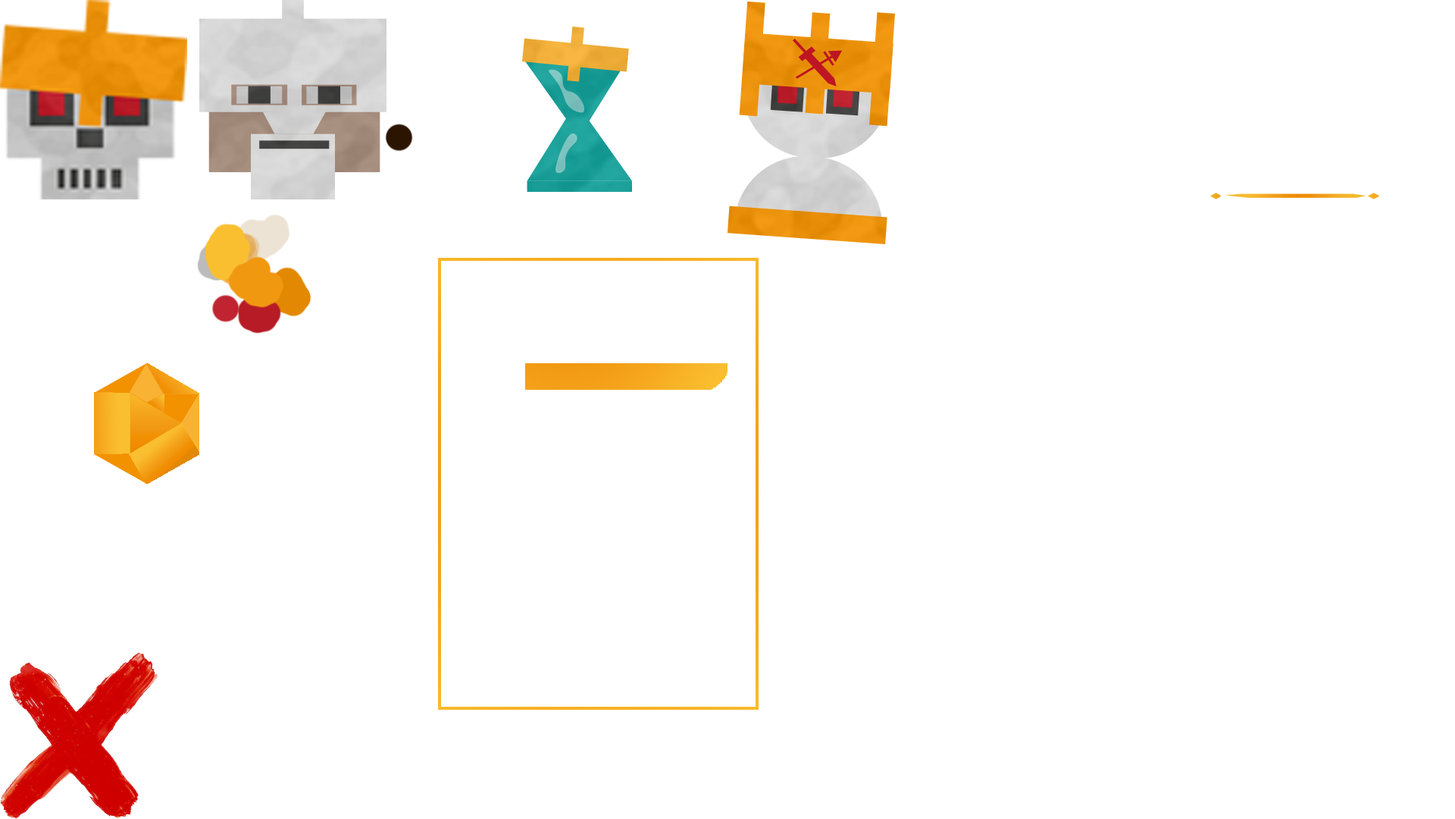
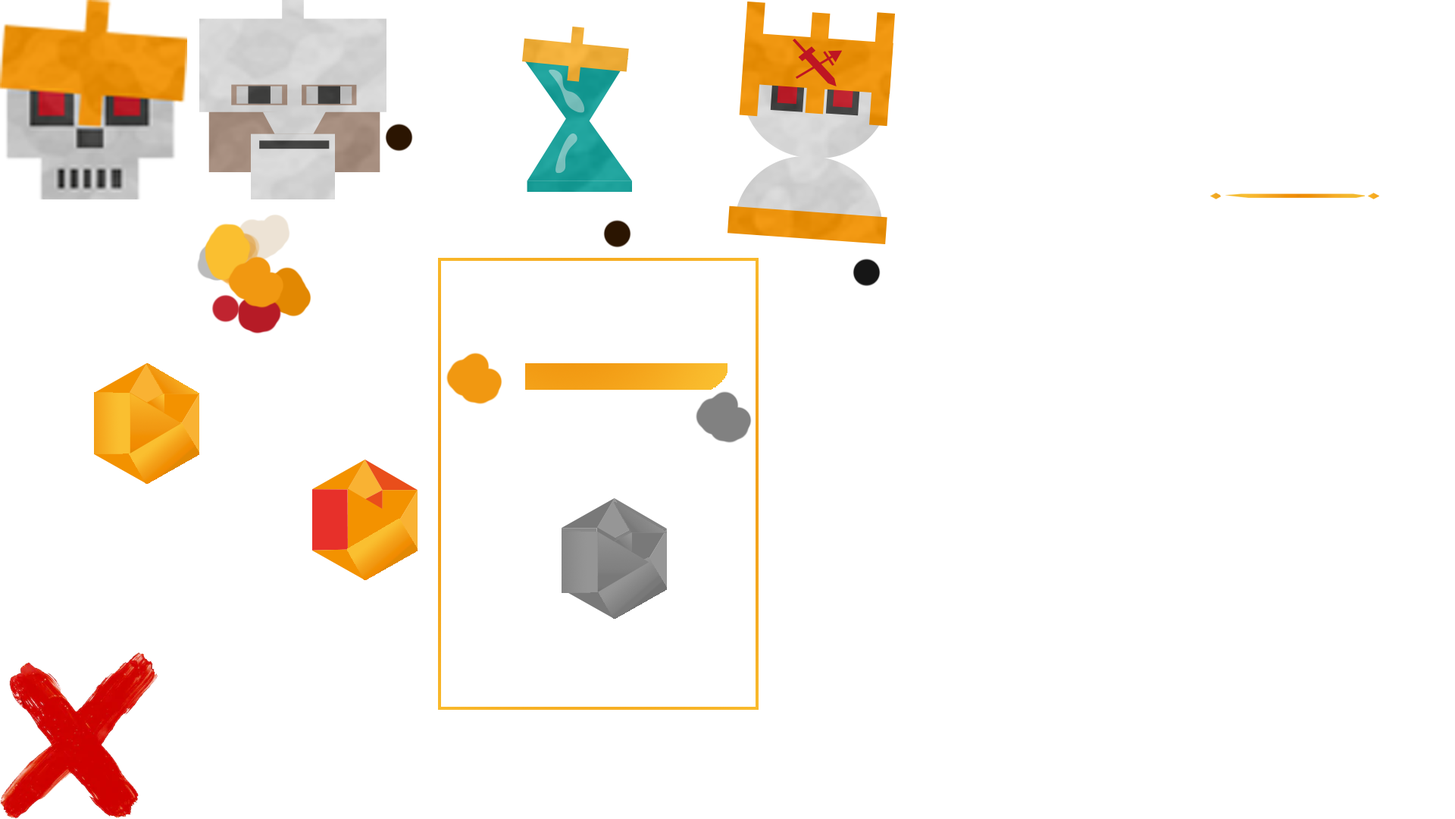
The second 1455px x 819px image is a revision of the first. Changes to its layers:
added layer "crystal" (1st of 2) above "crystal" over (x1=561, y1=501, x2=668, y2=593)
added layer "CrystalBase" (1st of 3) above "CrystalBase" over (x1=312, y1=219, x2=632, y2=580)
added layer "CrystalBase" (2nd of 3) above "CrystalBase" over (x1=561, y1=257, x2=881, y2=619)
